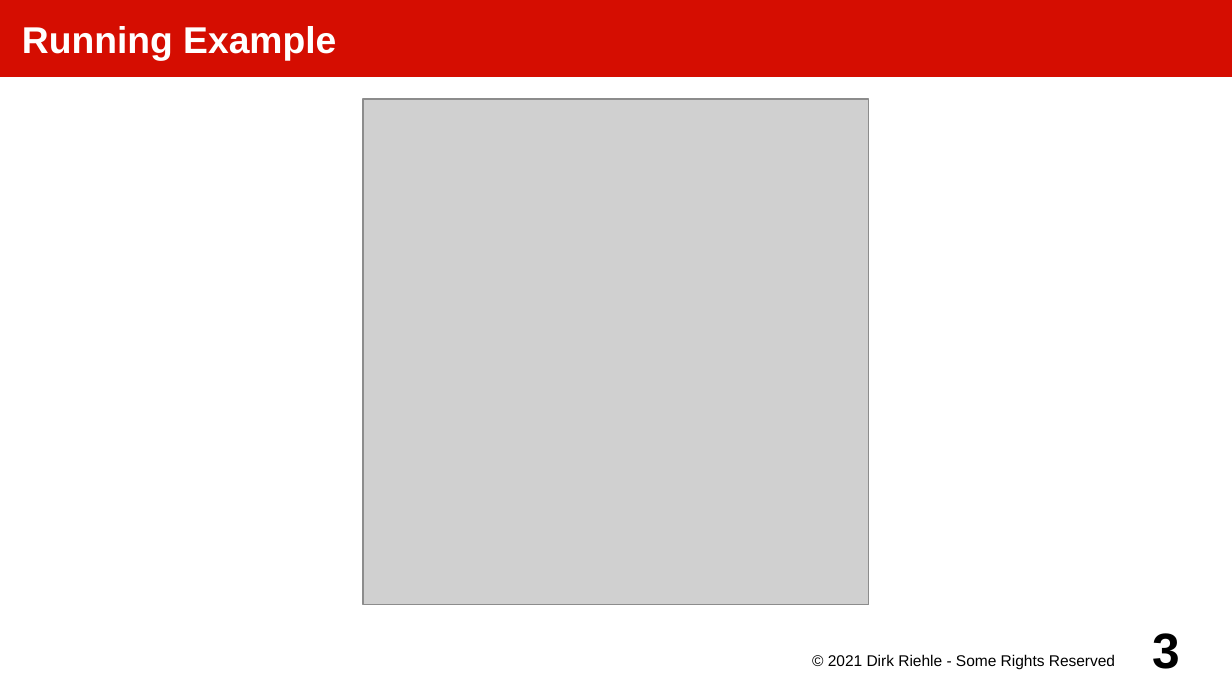
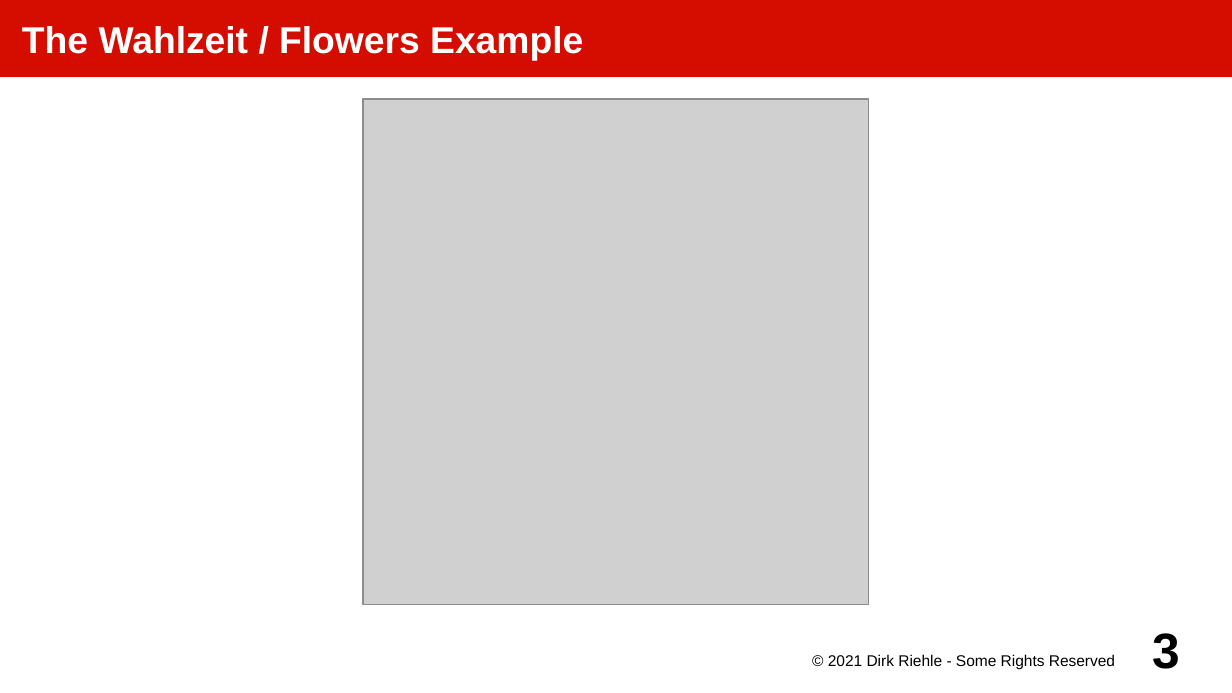
Before and after one commit to dirkriehle/amos-course, a slide deck: slide 3 of Lecture slides/AMOS B02 - Tools and Artifacts.odp. Drawn at 1232x693 pixels with LibreOffice and Linux fonts; fonts in the diff are those of the drawing; grey boxes stand for pictures. Boxes give left, top, right and bottom in pixels: in the first picture for what was removed or moved away, otherwise in the second. Text is boxed around its words. In the diff, an @@ line names an element or a change of style, - is before the commit and + after.

```diff
--- a/Lecture slides/AMOS B02 - Tools and Artifacts.odp
+++ b/Lecture slides/AMOS B02 - Tools and Artifacts.odp
@@ title at bbox=[22, 26, 583, 61]: text changed @@
-Running Example
+The Wahlzeit / Flowers Example
```
Also in this commit, not shown: 5 other slides changed, 3 other files.
